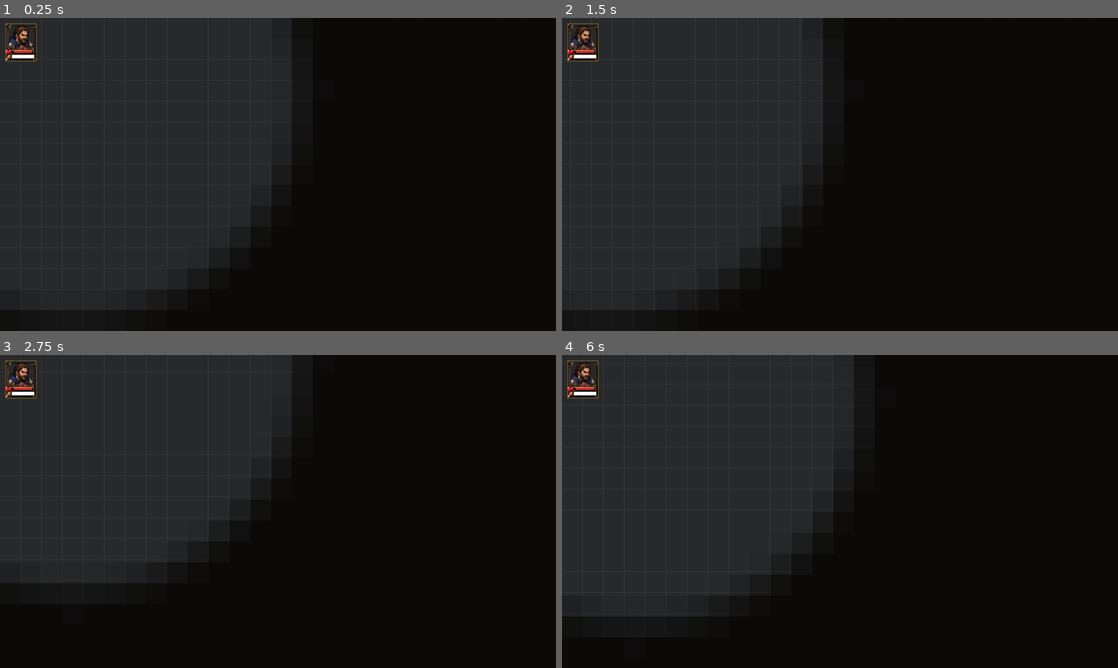
Above: before the commit, frames 1-4 (two rows, left to right).
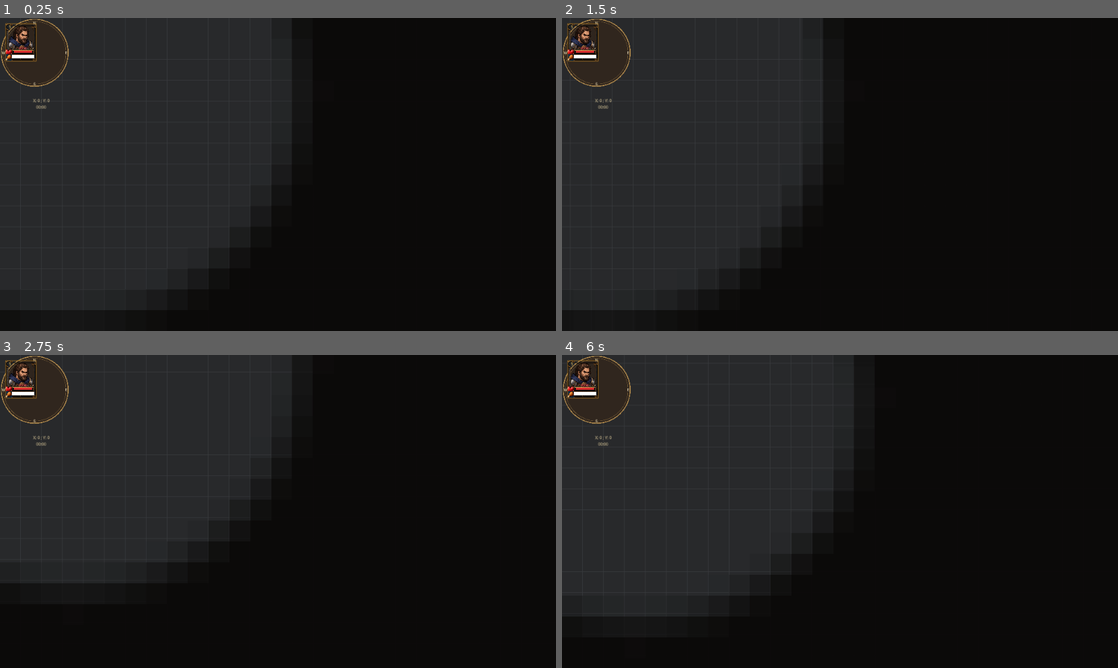
Above: after the commit, the same moments.

Repository: wchichura-maker/dnd
Game: Godot game, scene res://scenes/Main.tscn
Same seed, same stepped clock (60 frames per second), same inputs: the game is played once before the commit and once after it.
Inputs (mouse positions are in pixels of both pictures, inside the frame that each line leads up to):
- Up to frame 1 (0.25 s): no input
- Up to frame 2 (1.5 s): click (584, 43) at 0.5 s; tap Enter at 1.25 s; move the mouse to (962, 158) at 1.27 s; hold D from 1.28 s (still down); tap I at 1.35 s; click (962, 158) at 1.42 s
- Up to frame 3 (2.75 s): tap Space at 1.52, 2.27 s; move the mouse to (166, 527) at 2.02 s; release D at 2.03 s; hold S from 2.03 s (still down); tap 1 at 2.1 s
- Up to frame 4 (6 s): move the mouse to (895, 442) at 2.77 s; release S at 2.78 s; hold D 2.78-3.53 s; tap 2 at 2.85 s; tap Space at 3.5, 3.77, 4.52, 5, 5.27 s; move the mouse to (812, 574) at 3.52 s; hold W 3.53-4.28 s; tap 0 at 3.6 s; click (812, 574) at 3.67 s; tap Enter at 4.25, 5.75 s; move the mouse to (1006, 558) at 4.27 s; hold A 4.28-5.78 s; tap T at 4.35 s; move the mouse to (673, 464) at 5.02 s; tap F at 5.1 s; move the mouse to (867, 511) at 5.77 s; hold S from 5.78 s (still down); tap H at 5.85 s; click (867, 511) at 5.92 s

The runs differ from the first frame. In frame 1, 0.3% of the frame differs, in the area x 0-13%, y 0-30%; in frame 2, 0.3%; in frame 3, 0.3%; in frame 4, 0.3%.
Error after the commit: Parse Error: Function "get_viewport_rect()" not found in base self. (res://scripts/LocationCompassHUD.gd:90)

Commit message:
Install location compass HUD

Diff:
--- a/godot/scripts/PlayerController.gd
+++ b/godot/scripts/PlayerController.gd
@@ -6,15 +6,16 @@
 
 const TILE_SIZE: float = 48.0
 const PARTY_HUD_SCENE := preload("res://scenes/PartyHUD.tscn")
+const LOCATION_COMPASS_HUD_SCENE := preload("res://scenes/LocationCompassHUD.tscn")
 
 var grid_position: Vector2i = Vector2i(3, 3)
 var is_moving: bool = false
 var can_receive_movement_input: bool = true
 
 func _ready() -> void:
-	call_deferred("_install_party_hud")
+	call_deferred("_install_huds")
 
-func _install_party_hud() -> void:
+func _install_huds() -> void:
 	var scene_root := get_tree().current_scene
 	if scene_root == null:
 		return
@@ -24,11 +25,16 @@
 	var old_death_overlay := scene_root.get_node_or_null("DeathOverlay") as CanvasLayer
 	if old_death_overlay != null:
 		old_death_overlay.visible = false
-	if scene_root.get_node_or_null("PartyHUD") != null:
-		return
-	var hud := PARTY_HUD_SCENE.instantiate()
-	hud.name = "PartyHUD"
-	scene_root.add_child(hud)
+
+	if scene_root.get_node_or_null("PartyHUD") == null:
+		var party_hud := PARTY_HUD_SCENE.instantiate()
+		party_hud.name = "PartyHUD"
+		scene_root.add_child(party_hud)
+
+	if scene_root.get_node_or_null("LocationCompassHUD") == null:
+		var location_hud := LOCATION_COMPASS_HUD_SCENE.instantiate()
+		location_hud.name = "LocationCompassHUD"
+		scene_root.add_child(location_hud)
 
 func set_alive(value: bool) -> void:
 	# Only transition the presentation when the life state actually changes.
